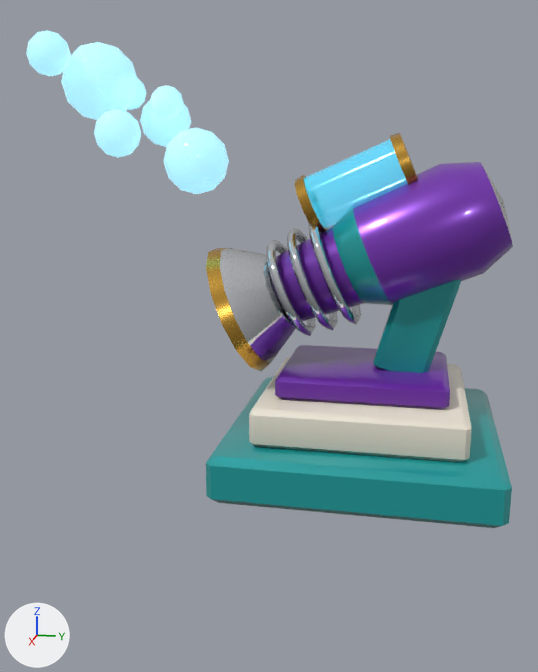
One commit to the glTF model public/models/props/prop_sudsblaster.glb: the scene before it, then after it.
Both versions are drawn from a 50 mm lens placed at (9.93, 0.63, 4.21), pointed at (0.1, -1.33, 1.75). Arrows for +X, +Y and +Z are at lower left; the lights stay in place. The older version comes first. Where no turn or scale is listed for an object, it has been applied to the vertices. Vertices at exactly the same position are counted once.

Before the edit, the objects in view are built like this:
```python
me_mesh_0 = bpy.data.meshes.new('Mesh_0')
me_mesh_0.from_pydata(...)  # 906 vertices, 1756 faces; spans x 0.0..3.6, y -6.22..0.0, z 0.0..5.73
me_mesh_0.materials.append(mat_suds_teal)
me_mesh_0.materials.append(mat_ivory)
me_mesh_0.materials.append(mat_suds_purple)
me_mesh_0.materials.append(mat_chrome)
me_mesh_0.materials.append(mat_brass)
me_mesh_0.materials.append(mat_forge_coal)
me_mesh_0.materials.append(mat_led_cyan)
me_mesh_0.materials.append(mat_glass_cyan)
me_mesh_0.materials.append(mat_bubble_glass)  # cyan #c4f2ff, glowing cyan #88c6da
ob_mesh_0 = bpy.data.objects.new('Mesh_0', me_mesh_0)
ob_mesh_0.location = (-1.8, 1.8, 0.0)
```
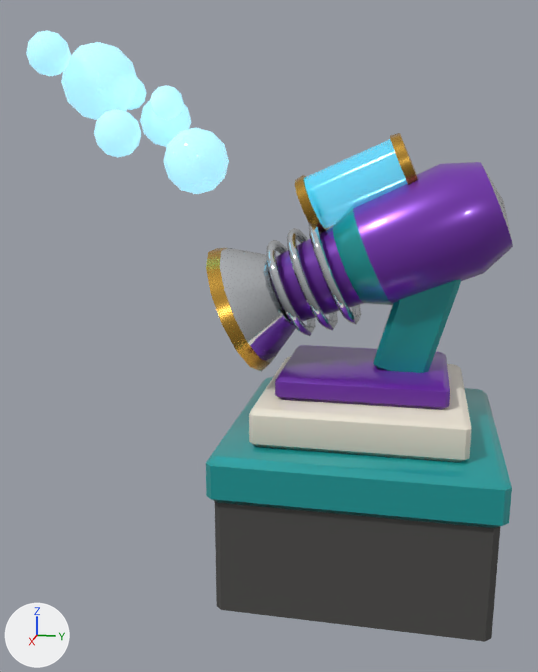
Where the newer file only moved an object's origin or applied its transform, the numbers keep the older frame.

Edits to the scene script, one JSON object a line:
```json
{"op": "add", "block": "mat_stone_dark", "code": ["mat_stone_dark = principled_material('stone_dark')", "mat_stone_dark.base_color = (0.0704, 0.0685, 0.0648)  # dark grey #4b4a48", "mat_stone_dark.roughness = 0.9"]}
{"block": "me_mesh_0", "where": "# used by ob_mesh_0; location = (-1.8, 1.8, 0.0)"}
{"op": "remove", "block": "me_mesh_0", "code": "me_mesh_0.from_pydata(...)  # 906 vertices, 1756 faces; spans x 0.0..3.6, y -6.22..0.0, z 0.0..5.73"}
{"op": "add", "block": "me_mesh_0", "code": "me_mesh_0.from_pydata(...)  # 922 vertices, 1784 faces; spans x 0.0..3.6, y -6.22..0.0, z -1.5..5.73"}
{"block": "me_mesh_0", "change": "me_mesh_0 part 1: a new loose piece of 16 vertices spanning x 0.08..3.52, y -3.52..-0.08, z -1.5..0.04, in mat_stone_dark (dark grey #4b4a48)"}
{"block": "me_mesh_0", "change": "me_mesh_0 part 2: 347 kept faces spanning x 0.0..3.6, y -3.82..0.0, z 0.0..3.51 get new vertex colours"}
{"op": "add", "block": "me_mesh_0", "code": "me_mesh_0.materials.append(mat_stone_dark)  # dark grey #4b4a48"}
```

Changed parts and their boxes [x1, y1, x2, y2] in the pictures (538 x 672 px):
```json
{"object": "Mesh_0", "change": "reshaped", "before": [26, 30, 513, 528], "after": [26, 30, 513, 642], "on screen": "23% taller"}
{"part": 1, "of": "me_mesh_0", "change": "added", "after": [215, 501, 500, 642]}
{"part": 2, "of": "me_mesh_0", "change": "recoloured", "before": [212, 499, 500, 528], "after": [212, 499, 500, 528]}
```
